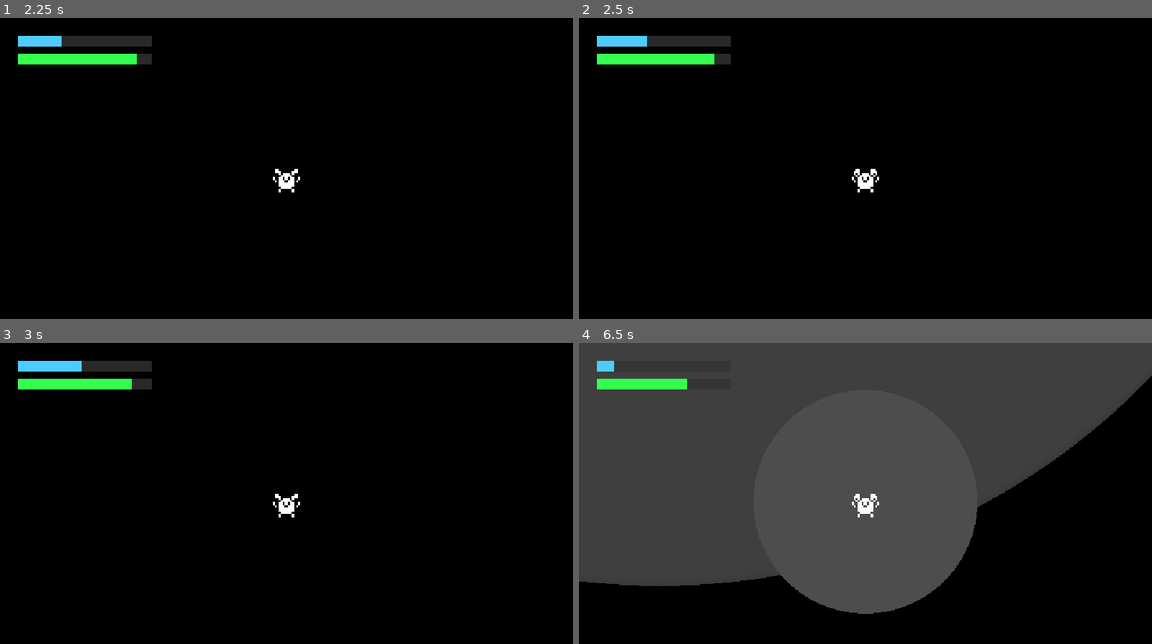
Above: before the commit, frames 1-4 (two rows, left to right).
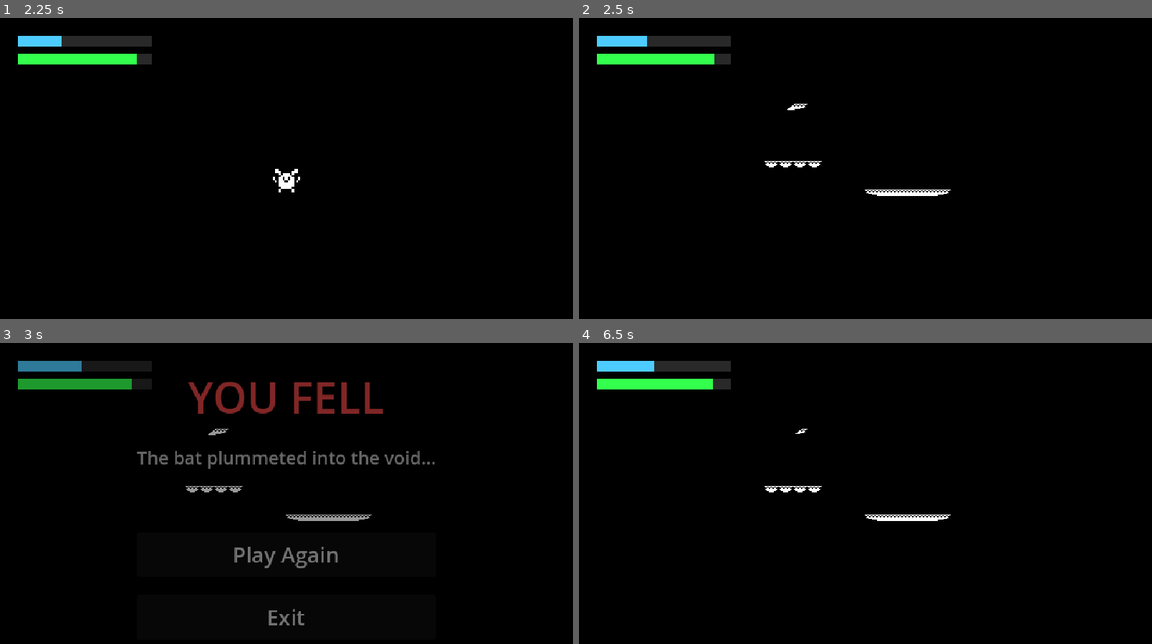
Above: after the commit, the same moments.

Repository: ColeoCofer/Game-Off-2025
Game: Godot game, scene res://Levels/level-1.tscn
The game is run twice, just before and just after one commit, with the same random seed, the same clock (stepped at 60 frames per second) and the same inputs.
Inputs (mouse positions are in pixels of both pictures, inside the frame that each line leads up to):
- Up to frame 1 (2.25 s): tap Enter at 0.5 s; hold D (right) 0.53-2.03 s; tap E (echolocate) at 0.6, 2.1 s; tap Space (jump) at 0.77, 1.07, 1.52, 1.82 s; tap Shift (run) at 1.35 s; hold A (left) from 2.03 s (still down)
- Up to frame 2 (2.5 s): keep holding A (left)
- Up to frame 3 (3 s): tap Space (jump) at 2.75 s; release A (left) at 2.78 s; hold D (right) from 2.78 s (still down); tap Shift (run) at 2.85 s
- Up to frame 4 (6.5 s): tap Space (jump) at 3.02, 3.32, 4.52, 4.82, 5.27, 5.57 s; release D (right) at 3.5 s; click (865, 553) at 3.5 s, where only the run after the commit has a clickable "Play Again"; hold D (right) 4.28-5.03 s; tap E (echolocate) at 4.35, 5.85 s; hold A (left) 5.03-5.78 s; tap Shift (run) at 5.1 s; hold D (right) from 5.78 s (still down)

Frame 1 is identical in both runs. In frame 2, 0.6% of the frame differs, in the area x 32-65%, y 28-60%; in frame 3, 4.4%; in frame 4, 66%, in the area x 0-100%, y 0-91%.

Commit message:
Falling death

Diff:
--- a/game-off-2025/Entities/Player/DeathManager.gd
+++ b/game-off-2025/Entities/Player/DeathManager.gd
@@ -5,14 +5,20 @@
 @export var death_animation_duration: float = 2.0
 @export var rotation_speed: float = 3.0
 @export var fall_speed: float = 100.0
+@export var fall_death_distance: float = 500.0  # If you fall too far then you die
 
 var is_dead: bool = false
 var player: CharacterBody2D
 var original_material: Material
 var death_material: ShaderMaterial
+var last_ground_y: float = 0.0
+var camera: Camera2D
+var death_reason: String = "starvation"  # Track how the player died
 
 func _ready():
 	player = get_parent() as CharacterBody2D
+	camera = player.get_node_or_null("Camera2D")
+	last_ground_y = player.position.y
 
 	# Get the HungerManager and connect to its signal
 	# hmm might be a safer way to do this
@@ -20,12 +26,45 @@
 	if hunger_manager:
 		hunger_manager.hunger_depleted.connect(_on_hunger_depleted)
 
+func _physics_process(_delta):
+	if is_dead:
+		return
+
+	# Track the last ground position
+	if player.is_on_floor():
+		last_ground_y = player.position.y
+
+	# Check if player has fallen too far
+	var fall_distance = player.position.y - last_ground_y
+	if fall_distance > fall_death_distance:
+		trigger_fall_death()
+
 func _on_hunger_depleted():
 	if not is_dead:
 		trigger_death()
 
+func trigger_fall_death():
+	"""Called when player falls too far"""
+	if is_dead:
+		return
+
+	is_dead = true
+	death_reason = "fall"
+
+	# Stop camera from following player
+	if camera:
+		camera.enabled = false
+
+	# Disable player control
+	player.set_physics_process(false)
+
+	# Show death menu immediately after a brief delay
+	await get_tree().create_timer(0.5).timeout
+	_show_death_menu()
+
 func trigger_death():
 	is_dead = true
+	death_reason = "starvation"
 
 	# Disable player control
 	player.set_physics_process(false)
@@ -108,4 +147,4 @@
 		canvas_layer.add_child(death_menu)
 
 	if death_menu.has_method("show_menu"):
-		death_menu.show_menu()
+		death_menu.show_menu(death_reason)
--- a/game-off-2025/UI/DeathMenu.gd
+++ b/game-off-2025/UI/DeathMenu.gd
@@ -6,13 +6,33 @@
 @export var fade_in_duration: float = 0.5
 @export var fade_out_duration: float = 0.3
 
+var title_label: Label
+var subtitle_label: Label
+
 func _ready():
 	# Start invisible
 	modulate.a = 0.0
 	visible = false
 
-func show_menu():
+	# Get references to labels
+	title_label = get_node("CenterContainer/VBoxContainer/TitleLabel")
+	subtitle_label = get_node("CenterContainer/VBoxContainer/SubtitleLabel")
+
+func show_menu(death_reason: String = "starvation"):
 	visible = true
+
+	# Set appropriate text based on death reason
+	match death_reason:
+		"starvation":
+			title_label.text = "YOU STARVED"
+			subtitle_label.text = "The bat ran out of energy..."
+		"fall":
+			title_label.text = "YOU FELL"
+			subtitle_label.text = "The bat plummeted into the void..."
+		_:
+			title_label.text = "YOU DIED"
+			subtitle_label.text = "The bat has perished..."
+
 	# Fade in the menu
 	var tween = create_tween()
 	tween.tween_property(self, "modulate:a", 1.0, fade_in_duration)
